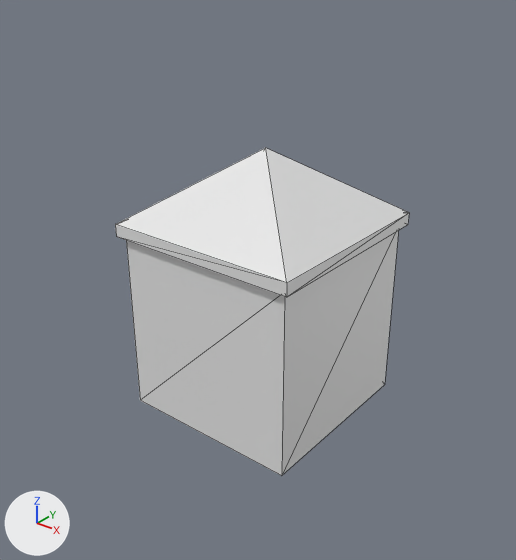
The glTF model RCT3DViewer/Assets/Models/Station/Plain/exit.glb: old version first, new version second.
Camera for both pictures: a 50 mm lens placed at (3.96, -5.06, 4.45), pointed at (0.08, -0.21, 1.45). The axes (+X, +Y, +Z) are drawn at lower left. The lights are the same throughout. The older version comes first. Mesh edges are drawn as thin lines. Materials are left out; every surface is plain grey. Where no turn or scale is listed for an object, it has been applied to the vertices. Vertices at exactly the same position are counted once.

Objects in the first picture: 'base', 'base.001', 'pyramid'.
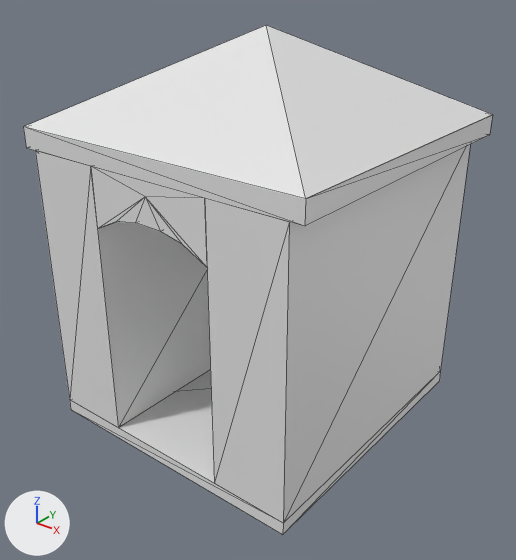
Edits to the bpy script that builds the scene:
```text
Change me_mesh_0:
    used by ob_base; location = (0.12, -0.12, 0.0)
    remove me_mesh_0.from_pydata(...)  # 8 vertices, 12 faces; spans x -1.06..0.81, y -0.81..1.06, z 0.0..1.88
    add me_mesh_0.from_pydata(...)  # 8 vertices, 12 faces; spans x -1.38..1.38, y -1.5..1.38, z 0.0..0.12
    me_mesh_0 part 1: the whole mesh is scaled about its middle by (1.47, 1.53, 0.0667), then moved by (0.12, -0.19, -0.88)
Change me_mesh_1:
    used by ob_base_001; location = (0.06, -0.06, -0.12)
    remove me_mesh_1.from_pydata(...)  # 8 vertices, 12 faces; spans x -1.06..0.94, y -0.94..1.06, z 2.0..2.12
    add me_mesh_1.from_pydata(...)  # 8 vertices, 10 faces; spans x -1.5..1.5, y -1.5..1.5, z 2.0..2.19
    me_mesh_1 part 2: the whole mesh is rebuilt
Change me_mesh_2:
    used by ob_pyramid; location = (0.0, 0.0, -0.19)
    verts and faces of me_mesh_2; kept vertices keep their numbers, new ones are numbered from 5
    before: 0 (1.0, -1.0, 2.19) at pixel (286, 282), 1 (-1.0, -1.0, 2.19) at pixel (115, 224), 2 (1.0, 1.0, 2.19) at pixel (409, 212), 3 (-1.0, 1.0, 2.19), 4 (0.0, 0.0, 2.88) at pixel (265, 147)
    remove me_mesh_2.from_pydata(...)  # 5 vertices, 6 faces; spans x -1.0..1.0, y -1.0..1.0, z 2.19..2.88
    add me_mesh_2.from_pydata(...)  # 5 vertices, 4 faces; spans x -1.5..1.5, y -1.5..1.5, z 2.12..2.94
    me_mesh_2 part 3
    add delete_vertices([*range(0, 5)])  # with the faces that use them
    add verts[5] = (1.5, -1.5, 2.12)  # pixel (305, 198)
    add verts[6] = (1.5, 1.5, 2.12)  # pixel (492, 114)
    add verts[7] = (0.0, 0.0, 2.94)  # pixel (266, 25)
    add verts[8] = (-1.5, -1.5, 2.12)  # pixel (23, 126)
    add verts[9] = (-1.5, 1.5, 2.12)
    add faces += [(5, 6, 7), (5, 7, 8), (6, 9, 7), (7, 9, 8)]
Add me_mesh_3:
    me_mesh_3.from_pydata(...)  # 18 vertices, 32 faces; spans x -0.62..0.62, y 0.0..2.88, z -0.23..0.31
Add me_mesh_2_1:
    me_mesh_2_1.from_pydata(...)  # a box spanning x 0.62..1.38, y -1.5..1.38, z 0.0..2.62
Add me_mesh_1_1:
    me_mesh_1_1.from_pydata(...)  # a box spanning x 0.62..1.38, y -1.5..1.38, z 0.0..2.62
Change ob_base:
    ob_base.location: (0.12, -0.12, 0.0) -> (0.0, 0.0, 0.0)
Change ob_base_001:
    ob_base_001.location: (0.06, -0.06, -0.12) -> (0.0, 0.0, 0.75)
Change ob_pyramid:
    ob_pyramid.location: (0.0, 0.0, -0.19) -> (0.0, 0.0, 0.81)
Add ob_cylinder:
    ob_cylinder = bpy.data.objects.new('cylinder', me_mesh_3)
    ob_cylinder.location = (0.0, -1.5, 2.44)
Add ob_right:
    ob_right = bpy.data.objects.new('right', me_mesh_2_1)
    ob_right.location = (-2.0, 0.0, 0.12)
Add ob_left:
    ob_left = bpy.data.objects.new('left', me_mesh_1_1)
    ob_left.location = (0.0, 0.0, 0.12)
```

Where the change shows, as pixel boxes [x1, y1, x2, y2] in the pictures (516 x 560 px):
'left', added: after [205, 145, 470, 523]
'pyramid', reshaped, moved (60% wider, 29% taller): before [116, 148, 409, 283]; after [24, 25, 492, 199]
'base', moved, rescaled: before [126, 230, 399, 476]; after [70, 369, 440, 534]
'right', added: after [35, 151, 211, 428]
'base.001', reshaped, moved: before [115, 213, 409, 297]; after [24, 115, 492, 226]
'cylinder', added: after [91, 166, 207, 267]
